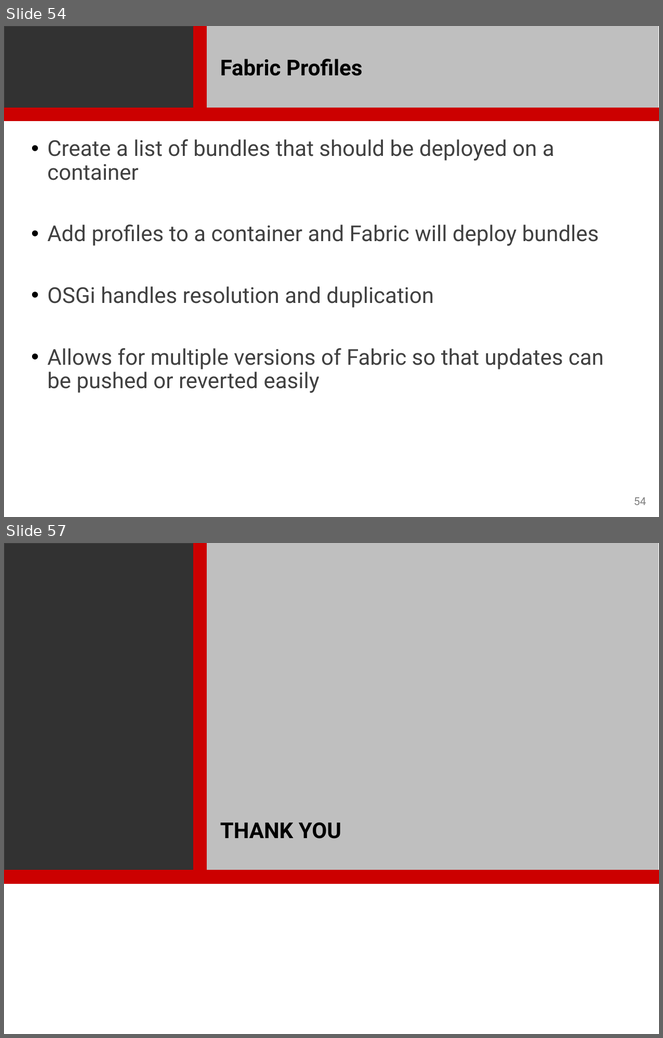
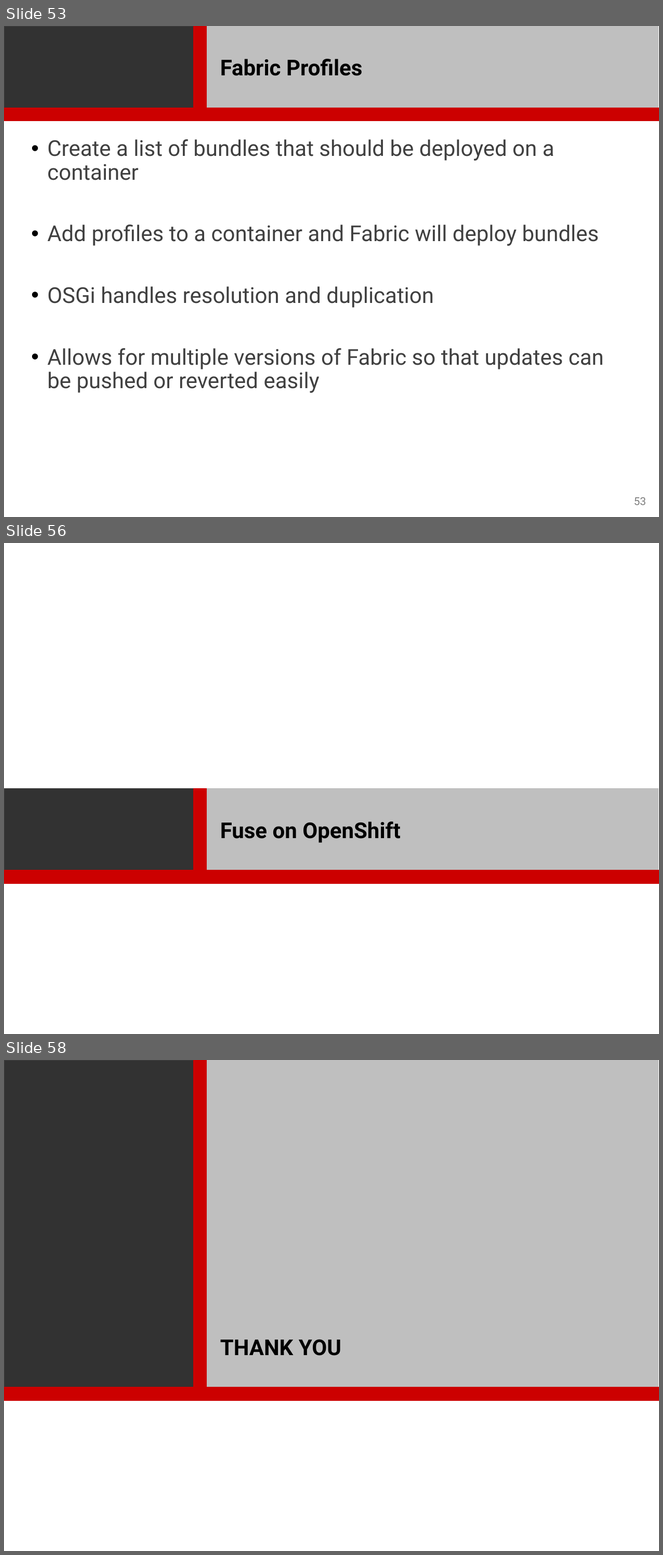
Before and after one commit to seansackowitz/associate-consultant-enablement-lab, a slide deck: presentations/Fuse/Fuse.pptx. Shown one above the other, each under a label of ours: slides 54 and 57 before the commit, slides 53, 56 and 58 after it; the slides between them are not shown. The pictures are 663x1038 and 663x1555 pixels, drawn with LibreOffice and Linux fonts; fonts in the diff are those of the drawing; background and template pictures are left out. Boxes give left, top, right and bottom in pixels: in the first picture for what was removed or moved away, otherwise in the second. Text is boxed around its words. In the diff, an @@ line names an element or a change of style, - is before the commit and + after.

Commit message:
Updated Fuse powerpoint for June 2016 bootcamp

```diff
--- a/presentations/Fuse/Fuse.pptx
+++ b/presentations/Fuse/Fuse.pptx
@@ slide 56 added at <box>4,543,659,1034</box>, background #FFFFFF; not listed: 1 template element that a slide beside it also shows @@
@@ rectangle added at <box>4,788,194,871</box>, fill #323232, outline #404040 0.75 pt @@
@@ rectangle added at <box>194,788,207,871</box>, fill #CC0000, outline #CC0000 0.75 pt @@
@@ rectangle added at <box>206,788,659,871</box>, fill #BFBFBF, outline #BFBFBF 0.75 pt @@
@@ title added at <box>220,822,400,843</box>, 24 pt, text #000000, bold @@
+Fuse on OpenShift
@@ what was slide 54 is now slide 53 @@
@@ page number at <box>634,498,647,505</box>: text changed @@
-54
+53
@@ what was slide 57 is now slide 58 @@
```
Also in this commit, not shown: 8 slides changed, 1 other slide added, 1 slide removed.
